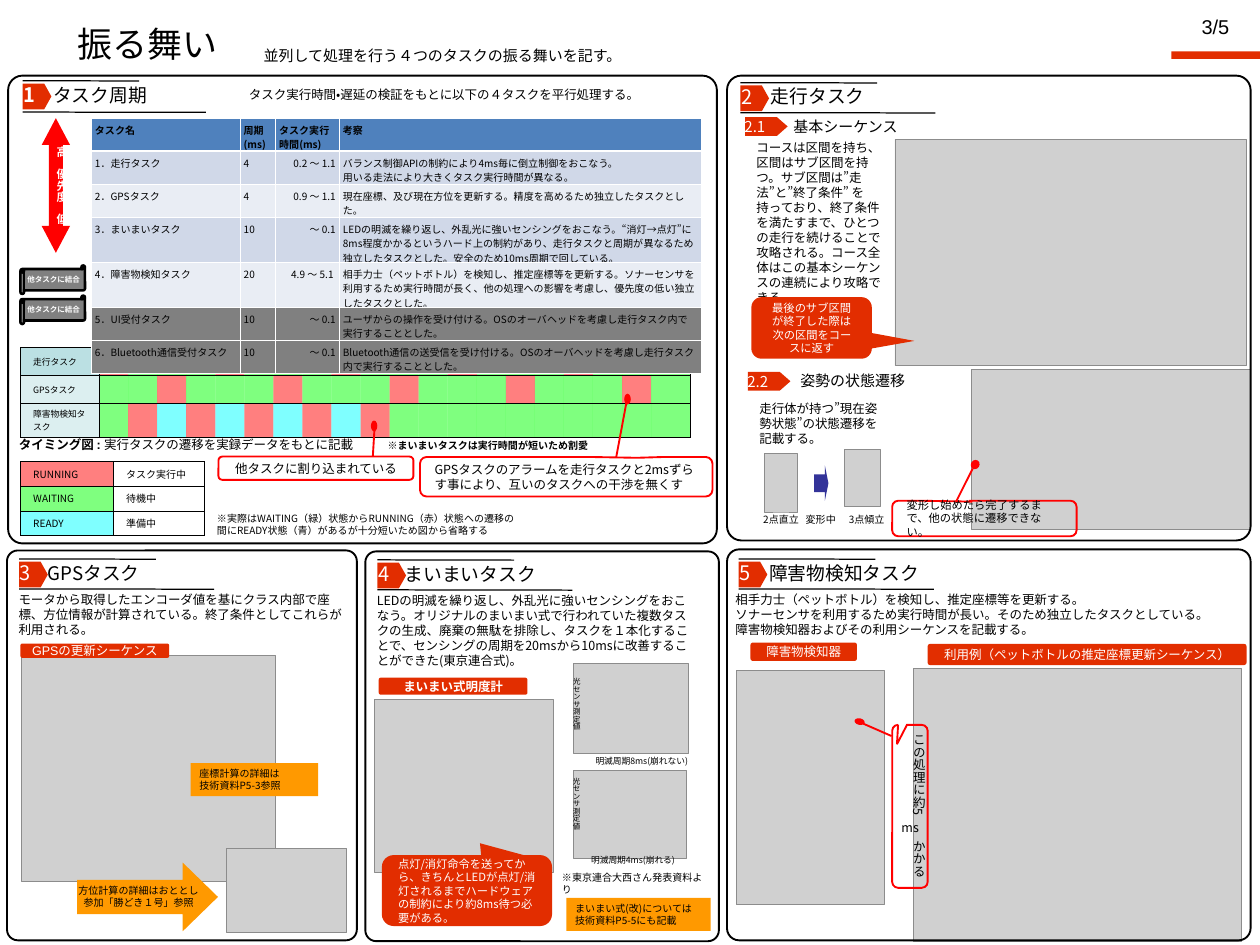
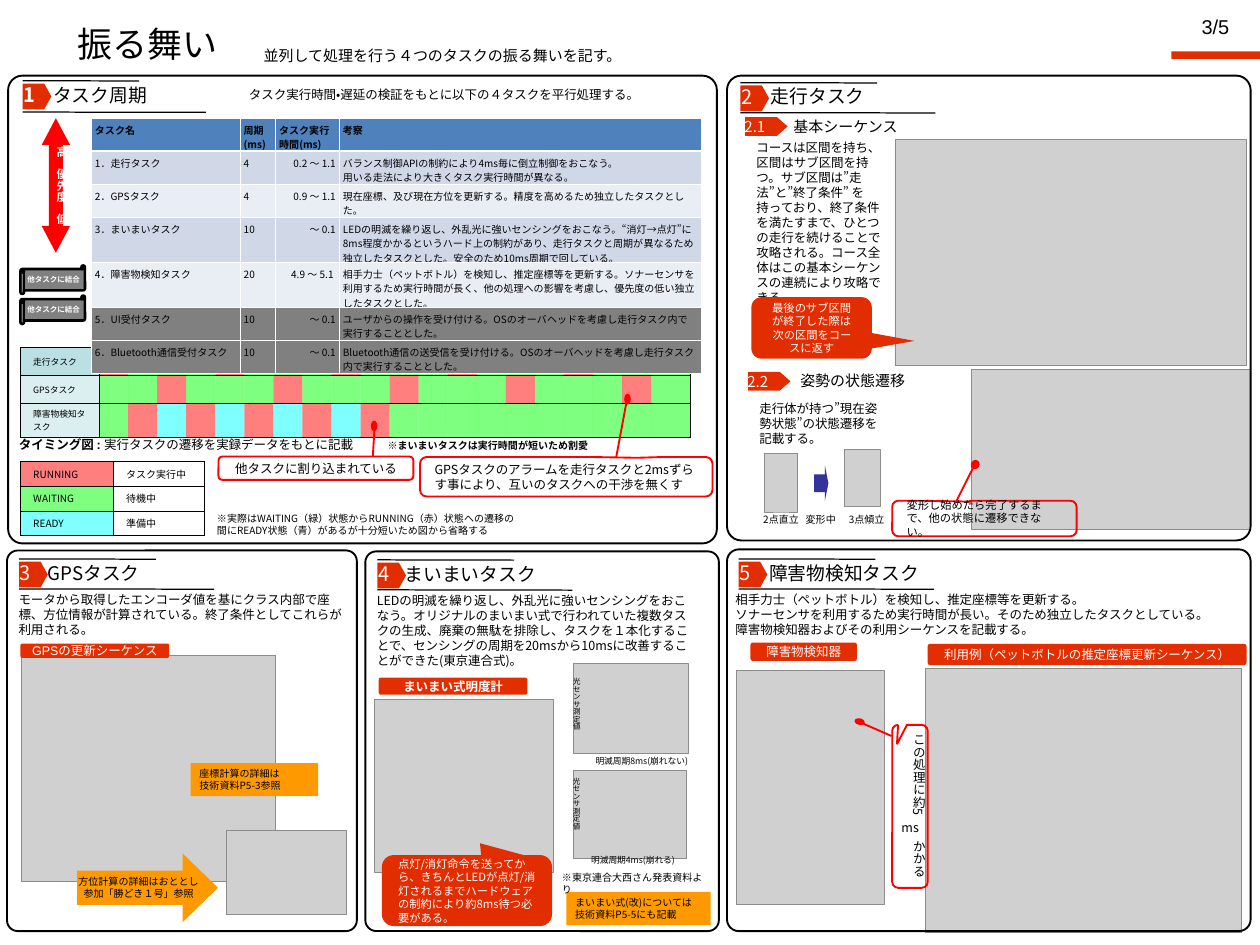
Before and after one commit to jrits/model2011, a slide deck: slide 1 of 222_hamarobo_model_3.ppt. Drawn at 1260x945 pixels with LibreOffice and Linux fonts; fonts in the diff are those of the drawing; grey boxes stand for pictures; background and template pictures are left out. Boxes give left, top, right and bottom in pixels: in the first picture for what was removed or moved away, otherwise in the second. Text is boxed around its words. In the diff, an @@ line names an element or a change of style, - is before the commit and + after.

```diff
--- a/222_hamarobo_model_3.ppt
+++ b/222_hamarobo_model_3.ppt
@@ freeform shape: place and size @@
-freeform shape at (7, 551, 357, 940)
+freeform shape at (7, 551, 357, 932)
@@ freeform shape: place and size @@
-freeform shape at (365, 552, 719, 941)
+freeform shape at (365, 552, 719, 932)
@@ rounded rectangle: place and size @@
-rounded rectangle at (727, 549, 1251, 940)
+rounded rectangle at (727, 549, 1251, 931)
@@ picture: place and size @@
-picture at (914, 668, 1241, 941)
+picture at (925, 668, 1241, 932)
@@ picture: place and size @@
-picture at (226, 848, 346, 932)
+picture at (226, 831, 346, 915)
@@ right arrow "方位計算の詳細はおととし": place and size @@
-right arrow "方位計算の詳細はおととし" at (77, 863, 218, 932)
+right arrow "方位計算の詳細はおととし" at (77, 853, 218, 922)
@@ right arrow "方位計算の詳細はおととし" at (77, 853, 218, 922): proportions changed @@
@@ rectangle "まいまい式(改)については技術資料P5-5にも記載": place and size @@
-rectangle "まいまい式(改)については技術資料P5-5にも記載" at (566, 898, 710, 932)
+rectangle "まいまい式(改)については技術資料P5-5にも記載" at (566, 892, 710, 925)
```
Also in this commit, not shown: 1 other file.
